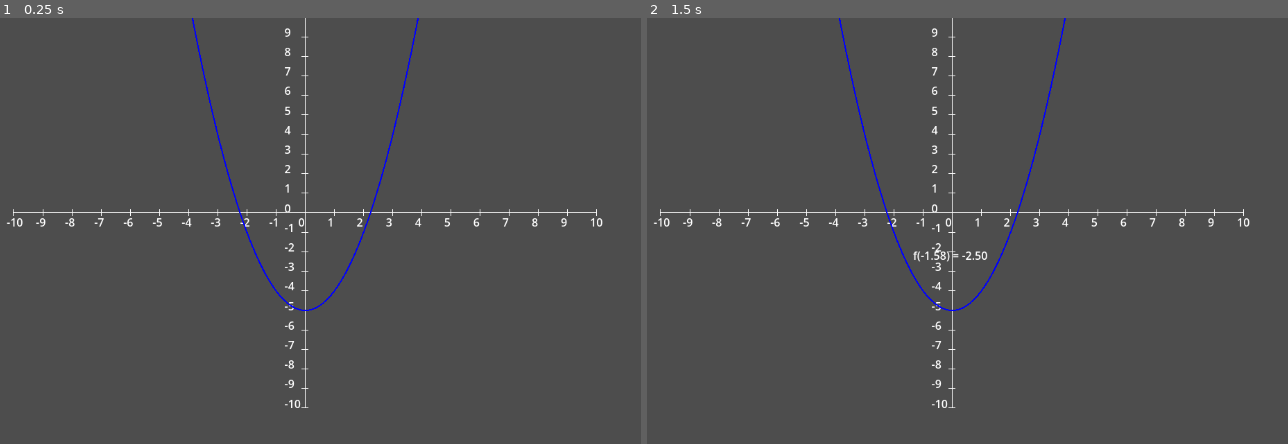
Above: before the commit, frames 1-2 (left to right).
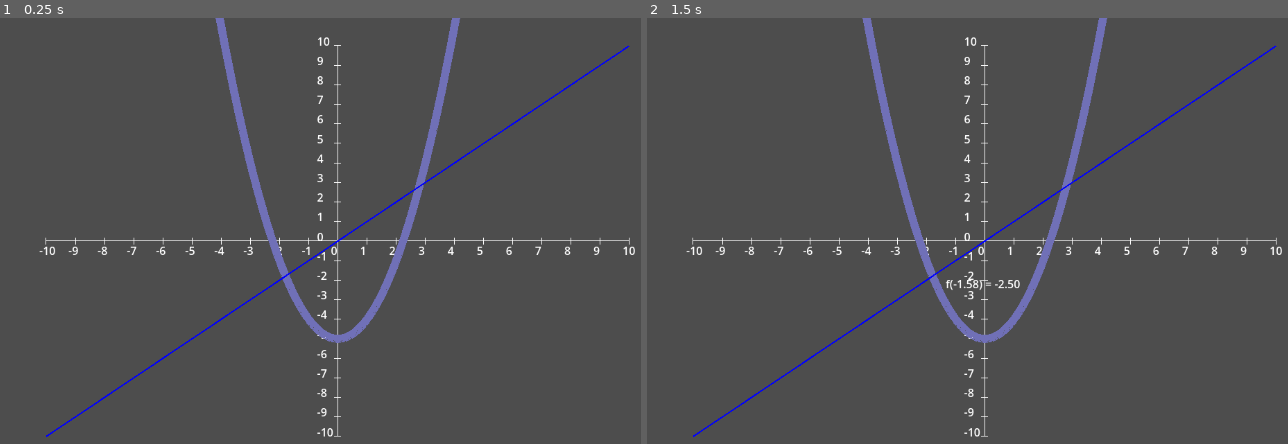
Above: after the commit, the same moments.

Repository: k4o-app/advanced-math-grapher
Game: Godot game, scene res://advanced_math_grapher.tscn
Same seed, same stepped clock (60 frames per second), same inputs: the game is played once before the commit and once after it.
Inputs (mouse positions are in pixels of both pictures, inside the frame that each line leads up to):
- Up to frame 1 (0.25 s): no input
- Up to frame 2 (1.5 s): tap Enter at 0.5, 0.6, 1.35 s; move the mouse to (1191, 218) at 0.52 s; click (1191, 218) at 0.67 s; tap Space at 1.25 s; move the mouse to (858, 265) at 1.27 s; click (858, 265) at 1.42 s

The runs differ from the first frame. In frame 1, 5.1% of the frame differs, in the area x 1-100%, y 0-99%; in frame 2, 5.3%.

Commit message:
fix: remove comment

Diff:
--- a/advanced_math_grapher.tscn
+++ b/advanced_math_grapher.tscn
@@ -5,13 +5,21 @@
 [node name="AdvancedMathGrapher" type="Control"]
 layout_mode = 3
 anchors_preset = 0
-offset_left = 60.0
-offset_top = -1.0
-offset_right = 901.0
-offset_bottom = 563.0
+offset_left = 107.0
+offset_top = 40.0
+offset_right = 948.0
+offset_bottom = 604.0
 script = ExtResource("1_tb8ts")
 expression_list = [{
 "expression": "x**2-5",
+"line_color": Color(0.439216, 0.439216, 0.717647, 1),
+"line_style": 0,
+"line_width": 11.6,
+"show_derivative": false,
+"show_integral": false,
+"visible": false
+}, {
+"expression": "x",
 "line_color": Color(0, 0, 1, 1),
 "line_style": 0,
 "line_width": 2.0,
Not shown, changed: addons/advanced_math_grapher/editor/syntax/function_syntax_highlighter.gd
